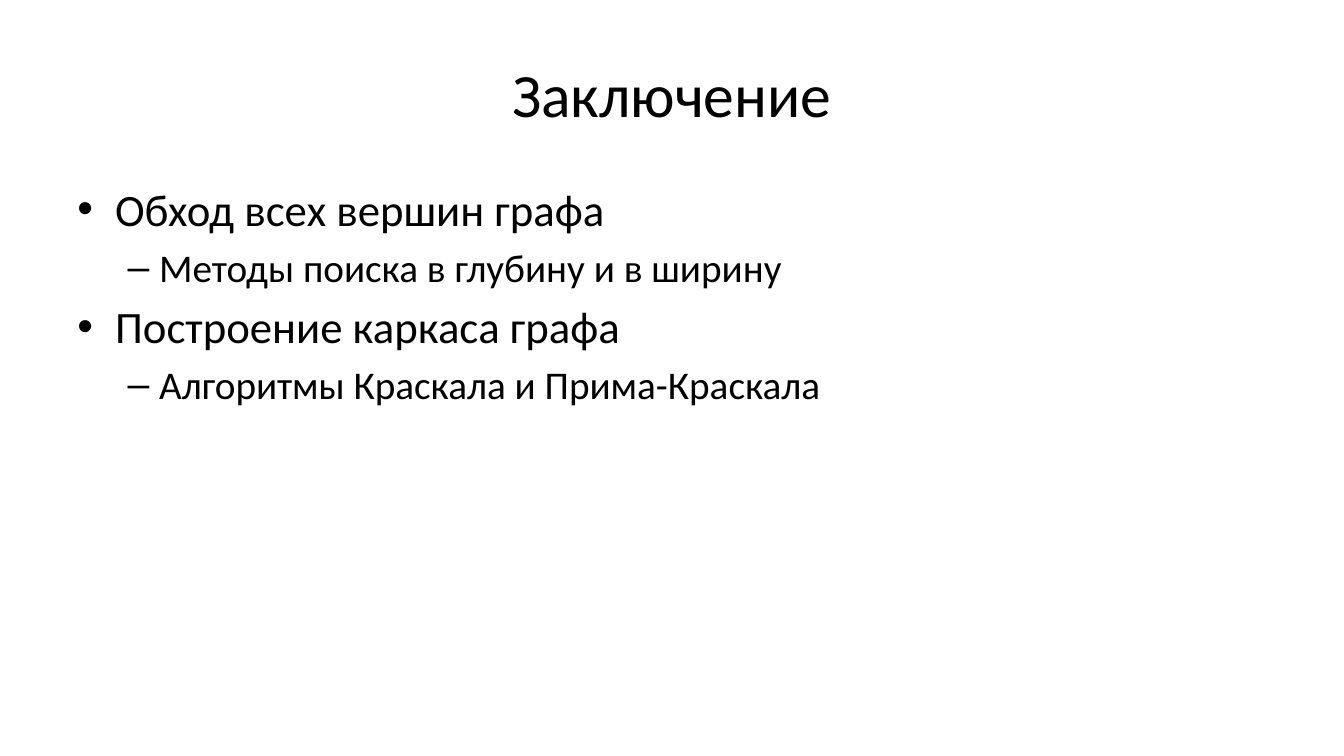
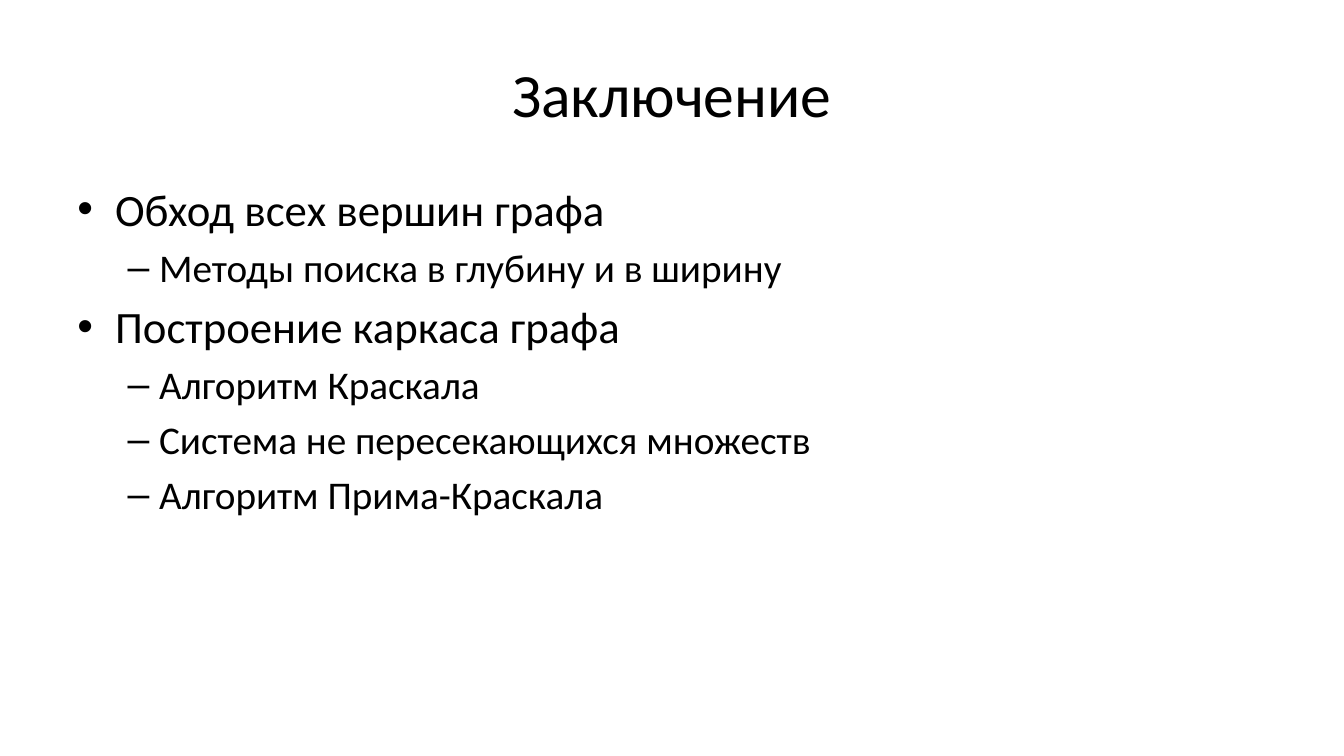
Before and after one commit to Evgueni-Petrov-aka-espetrov/Algorithms-and-Programming-in-C-pptx, a slide deck: slide 31 of 16 Обходы и каркасы графа.pptx (slide 42 before the commit). Drawn at 1344x756 pixels with LibreOffice and Linux fonts; fonts in the diff are those of the drawing. Boxes give left, top, right and bottom in pixels: in the first picture for what was removed or moved away, otherwise in the second. Text is boxed around its words. In the diff, an @@ line names an element or a change of style, - is before the commit and + after.

Commit message:
правильное доказательство корректности алг. Прима

```diff
--- a/16 Обходы и каркасы графа.pptx
+++ b/16 Обходы и каркасы графа.pptx
@@ text at (159, 374, 810, 516): text changed @@
-  – Алгоритмы Краскала и Прима-Краскала
+  – Алгоритм Краскала
+  – Система не пересекающихся множеств
+  – Алгоритм Прима-Краскала
```
Also in this commit, not shown: 17 other slides changed, 12 slides added, 33 slides removed.
